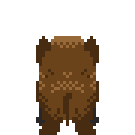
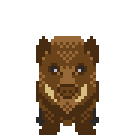
Layered file, before and after one edit (w=135, h=135). Changes by layer:
hid group "backIdle" (5 layers) over (39, 51, 96, 126)
showed group "frontIdle" (9 layers) over (39, 51, 96, 126)
added layer "Layer 10" in group "frontIdle" over (45, 84, 87, 102)
